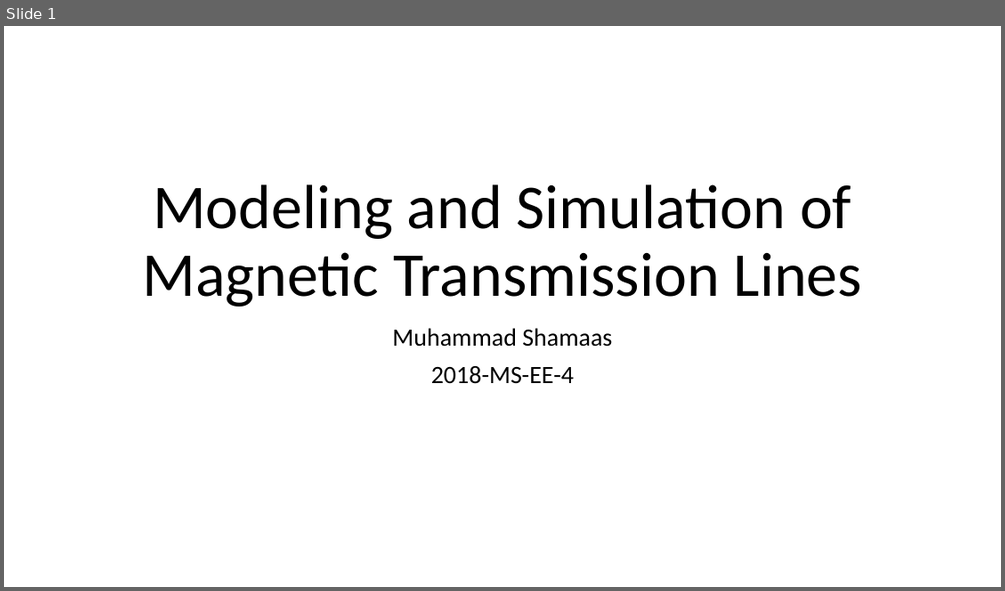
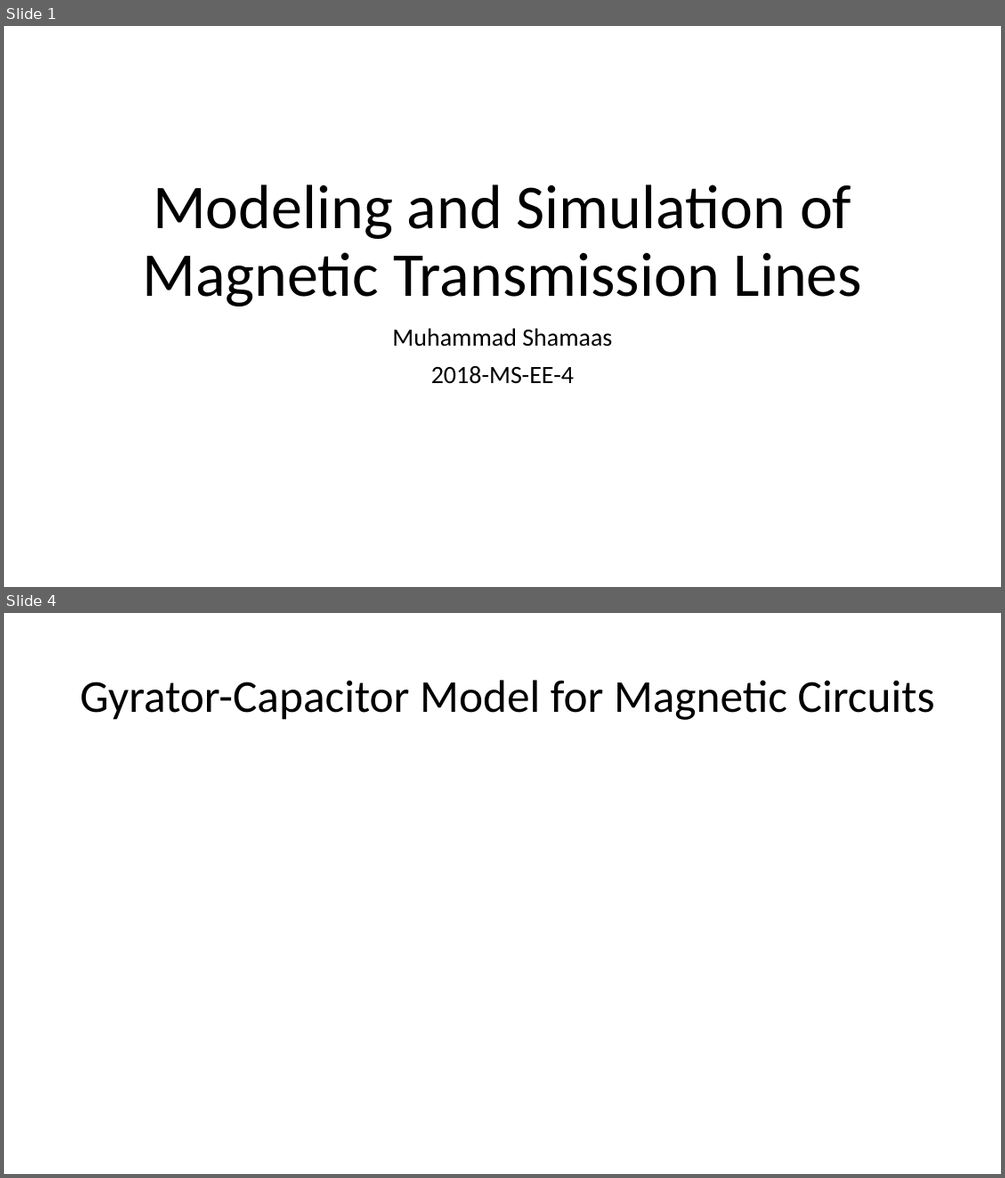
Before and after one commit to MuhammadShamaas1997/Electrical-Engineering, a slide deck: Thesis/Magnetic Transmission Lines/Thesis Proposal.pptx. Shown one above the other, each under a label of ours: slide 1 before the commit, slides 1 and 4 after it; the slides between them are not shown. The pictures are 1005x591 and 1005x1178 pixels, drawn with LibreOffice and Linux fonts; fonts in the diff are those of the drawing; grey boxes stand for pictures. Boxes give left, top, right and bottom in pixels: in the first picture for what was removed or moved away, otherwise in the second. Text is boxed around its words. In the diff, an @@ line names an element or a change of style, - is before the commit and + after.

```diff
--- a/Thesis/Magnetic Transmission Lines/Thesis Proposal.pptx
+++ b/Thesis/Magnetic Transmission Lines/Thesis Proposal.pptx
@@ slide 4 added at [4, 613, 1001, 1174], background #FFFFFF @@
@@ title added at [80, 680, 935, 720], 44 pt, text #000000 @@
+Gyrator-Capacitor Model for Magnetic Circuits
```
Also in this commit, not shown: 1 slide changed, 1 other slide added.
